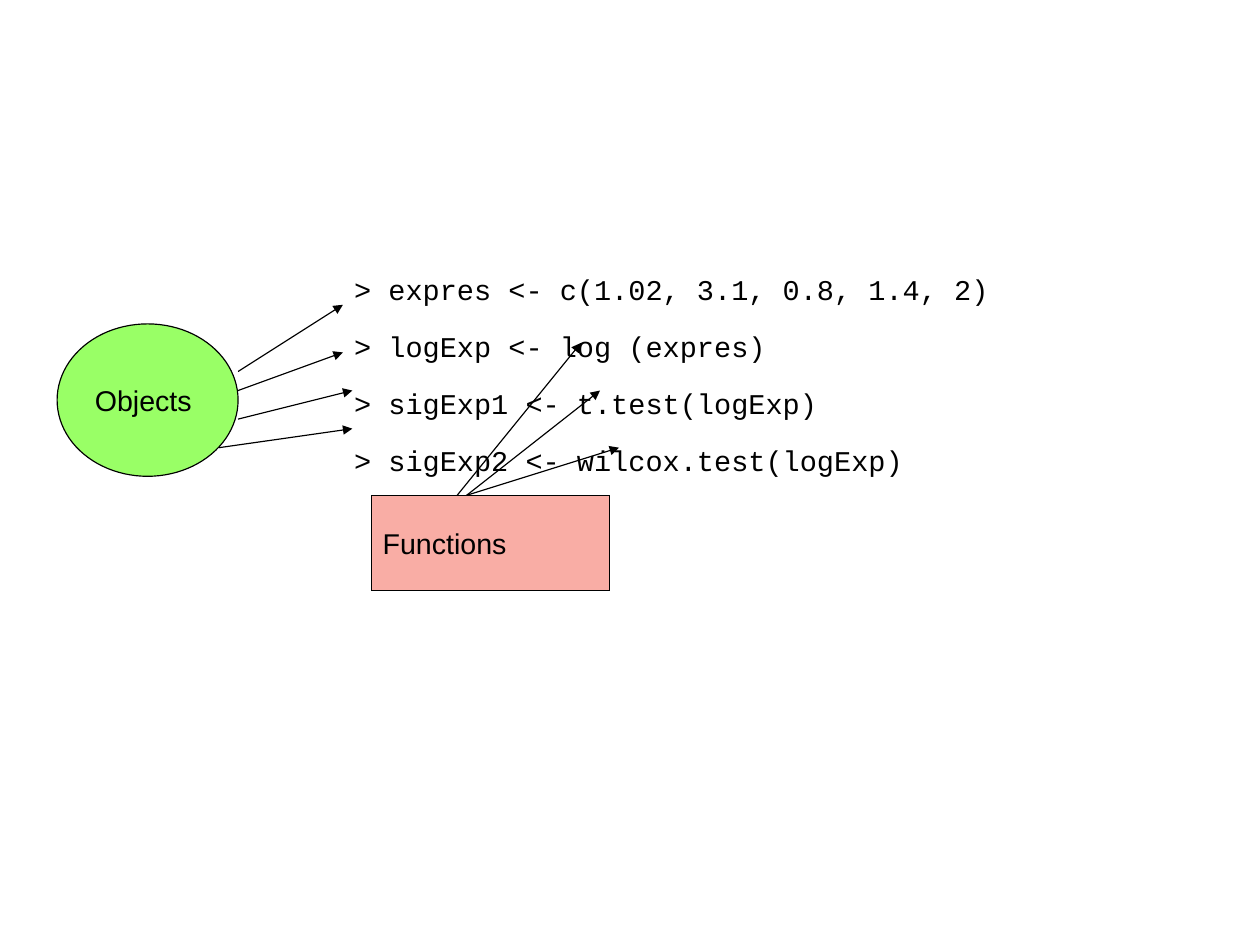
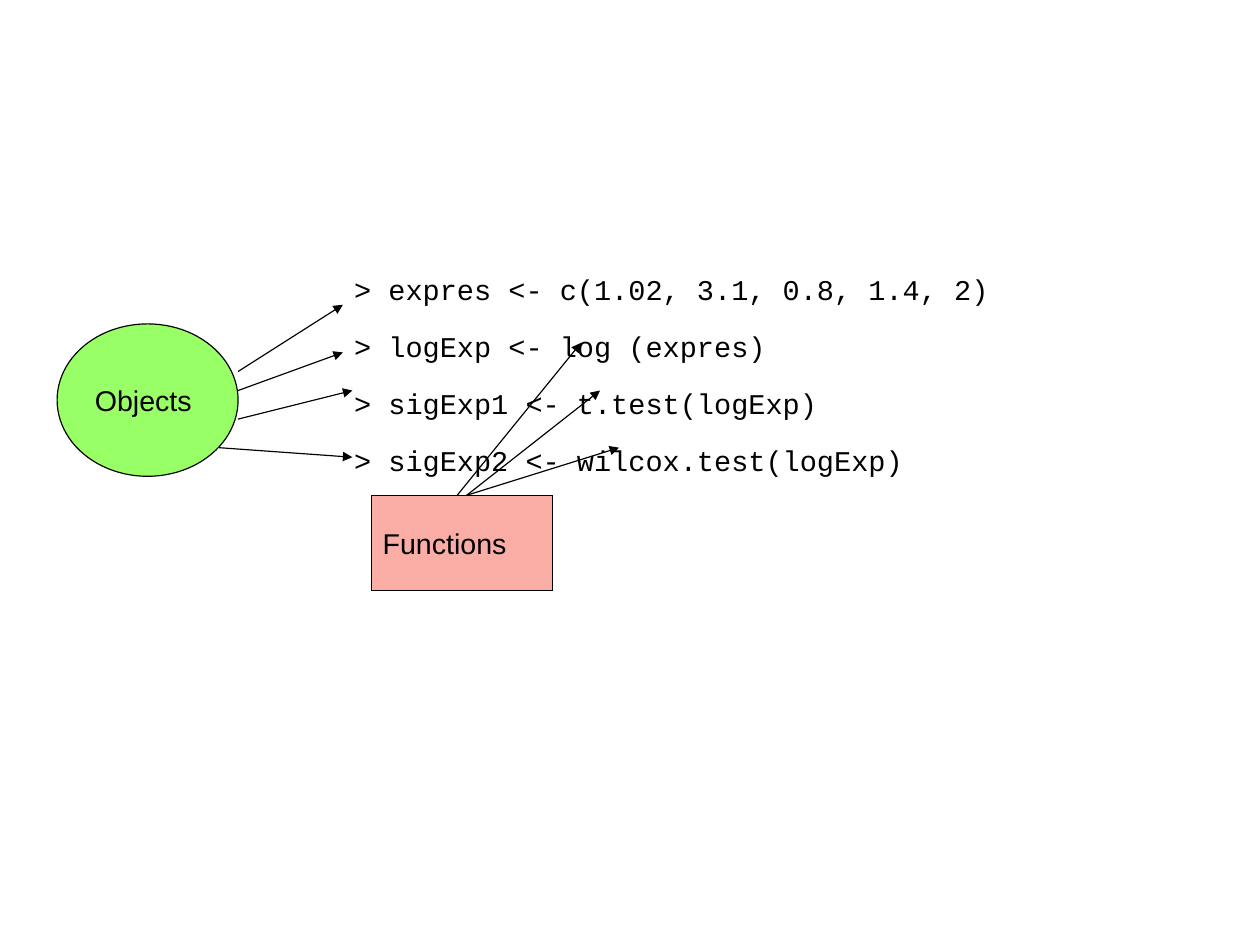
Before and after one commit to uebvhir/Course_Basic_Statistics-VHIO-2019, a slide deck: slide 7 of Sessio_1/Session1_Intro_to_R_and_Rcmdr_2019.pptx. Drawn at 1260x945 pixels with LibreOffice and Linux fonts; fonts in the diff are those of the drawing; background and template pictures are left out. Boxes give left, top, right and bottom in pixels: in the first picture for what was removed or moved away, otherwise in the second. Text is boxed around its words. In the diff, an @@ line names an element or a change of style, - is before the commit and + after.

```diff
--- a/Sessio_1/Session1_Intro_to_R_and_Rcmdr_2019.pptx
+++ b/Sessio_1/Session1_Intro_to_R_and_Rcmdr_2019.pptx
@@ arrow moved from (220, 448) - (352, 429) to (220, 448) - (352, 457) @@
@@ rectangle "Functions": place and size @@
-rectangle "Functions" at (372, 495, 609, 590)
+rectangle "Functions" at (372, 495, 552, 590)
```
Also in this commit, not shown: 5 other slides changed, 2 other files.
